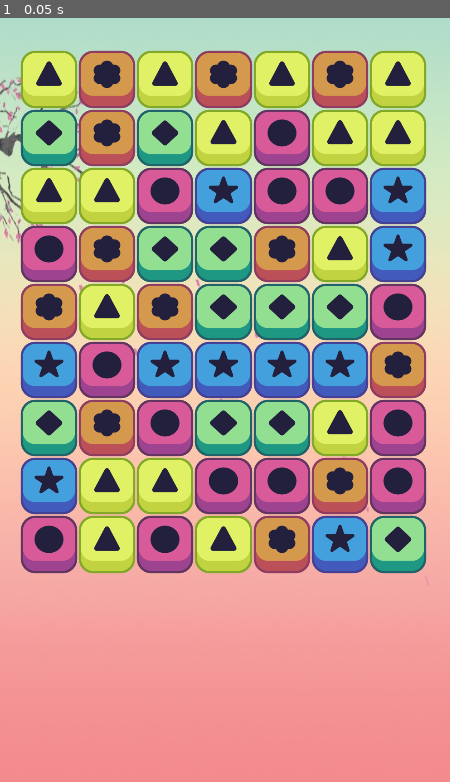
Above: before the commit, frame 1.
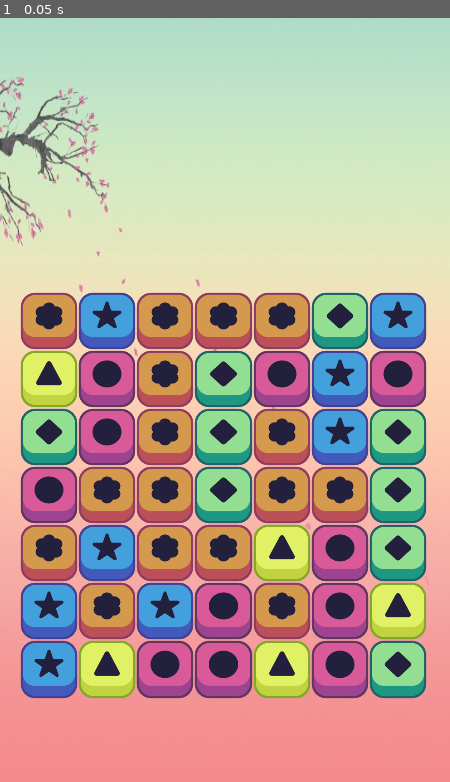
Above: after the commit, the same moment.

Repository: seanim0920/Connectris
Game: Godot game, scene res://viewport.tscn
Two runs of this game, one before a commit and one after it. Both use one fixed random seed, a clock stepped at 60 frames per second and the inputs below.
Inputs:
- Up to frame 1 (0.05 s): no input

The runs differ from the first frame. In frame 1, 66% of the frame differs, in the area x 4-95%, y 4-90%.

Commit message:
board now fills without a match. using the algorithm from this tutorial https://www.youtube.com/watch?v=U2-JVhRLQTw&list=PL4vbr3u7UKWqwQlvwvgNcgDL1p_3hcNn2&index=6&ab_channel=MisterTaftCreates tiletype's enum order had to be switched to match the order of the files in the tiletypes directory, otherwise matches won't accurately be detected. in the future we may want to do away with the enum and base the logic exclusively on the contents of the tiletypes folder to avoid little bugs like that. pink and yellow's enums had to be switched to match the order of the files in the tiletypes directory,

Diff:
--- a/TileType.gd
+++ b/TileType.gd
@@ -1,4 +1,4 @@
 class_name TileType
 extends Reference
 
-enum COLOR {blue, green, orange, yellow, pink}
+enum COLOR {blue, green, orange, pink, yellow}
--- a/Tile_Types/Blue_Tile.tscn
+++ b/Tile_Types/Blue_Tile.tscn
@@ -4,6 +4,7 @@
 [ext_resource path="res://art/Pieces/Blue Piece.png" type="Texture" id=2]
 
 [node name="Blue_Tile" instance=ExtResource( 1 )]
+color = 0
 
 [node name="Sprite" parent="." index="0"]
 texture = ExtResource( 2 )
--- a/Tile_Types/Pink_Tile.tscn
+++ b/Tile_Types/Pink_Tile.tscn
@@ -4,7 +4,7 @@
 [ext_resource path="res://art/Pieces/Pink Piece.png" type="Texture" id=2]
 
 [node name="Pink_Tile" instance=ExtResource( 1 )]
-color = 4
+color = 3
 
 [node name="Sprite" parent="." index="0"]
 texture = ExtResource( 2 )
--- a/Tile_Types/Yellow_Tile.tscn
+++ b/Tile_Types/Yellow_Tile.tscn
@@ -4,7 +4,7 @@
 [ext_resource path="res://art/Pieces/Light Green Piece.png" type="Texture" id=2]
 
 [node name="Yellow_Tile" instance=ExtResource( 1 )]
-color = 3
+color = 4
 
 [node name="Sprite" parent="." index="0"]
 texture = ExtResource( 2 )
--- a/grid.gd
+++ b/grid.gd
@@ -39,11 +39,20 @@
 func spawn_tiles():
 	for i in columns:
 		for j in rows:
-			var rand = floor(rand_range(0, tile_prototypes.size()));
-
 			#match checking code here
 			#would be nice if we could associate the color enum with the tile prototypes
 			#switch to picking a different type at random if rand results in a match
+			var availableColors = TileType.COLOR.values();
+			var rand = randi() % availableColors.size();
+
+			while(check_for_match(i, j, availableColors[rand])):
+				availableColors.remove(availableColors[rand]);
+				rand = randi() % availableColors.size();
+				#instead of moving to the next tile type (might not be random enough)
+				#make a new array of colors and subtract the chosen color
+				#pick a random color from the leftovers
+
+				#in the future we may want to do away with the enum and base the logic exclusively on the contents of the tiletypes folder.
 
 			var tileInstance = tile_prototypes[rand].instance();
 			var scale = tile_size_in_pixels / 128; #may want to check the size of the sprite rather than hardcoding 128
@@ -54,11 +63,14 @@
 
 func check_for_match(column, row, color):
 	if column > 1:
-		if all_tiles[column - 1][row].Color == color && all_tiles[column - 2][row].Color == color:
+		#print("checking match at ", column, ", ", row);
+		#print("current color is ", color);
+		#print("comparing to the left neighbor which is ", all_tiles[column - 1][row].color);
+		if all_tiles[column - 1][row].color == color && all_tiles[column - 2][row].color == color:
 			return true;
 
 	if row > 1:
-		if all_tiles[column][row - 1].Color == color && all_tiles[column][row - 2].Color == color:
+		if all_tiles[column][row - 1].color == color && all_tiles[column][row - 2].color == color:
 			return true;
 
 func grid_to_pixel(column, row):
--- a/viewport.tscn
+++ b/viewport.tscn
@@ -17,6 +17,6 @@
 [node name="grid" type="Node2D" parent="."]
 script = ExtResource( 2 )
 columns = 7
-rows = 9
+rows = 7
 horizontal_margin = 32
-y_start = 900
+y_start = 1100
